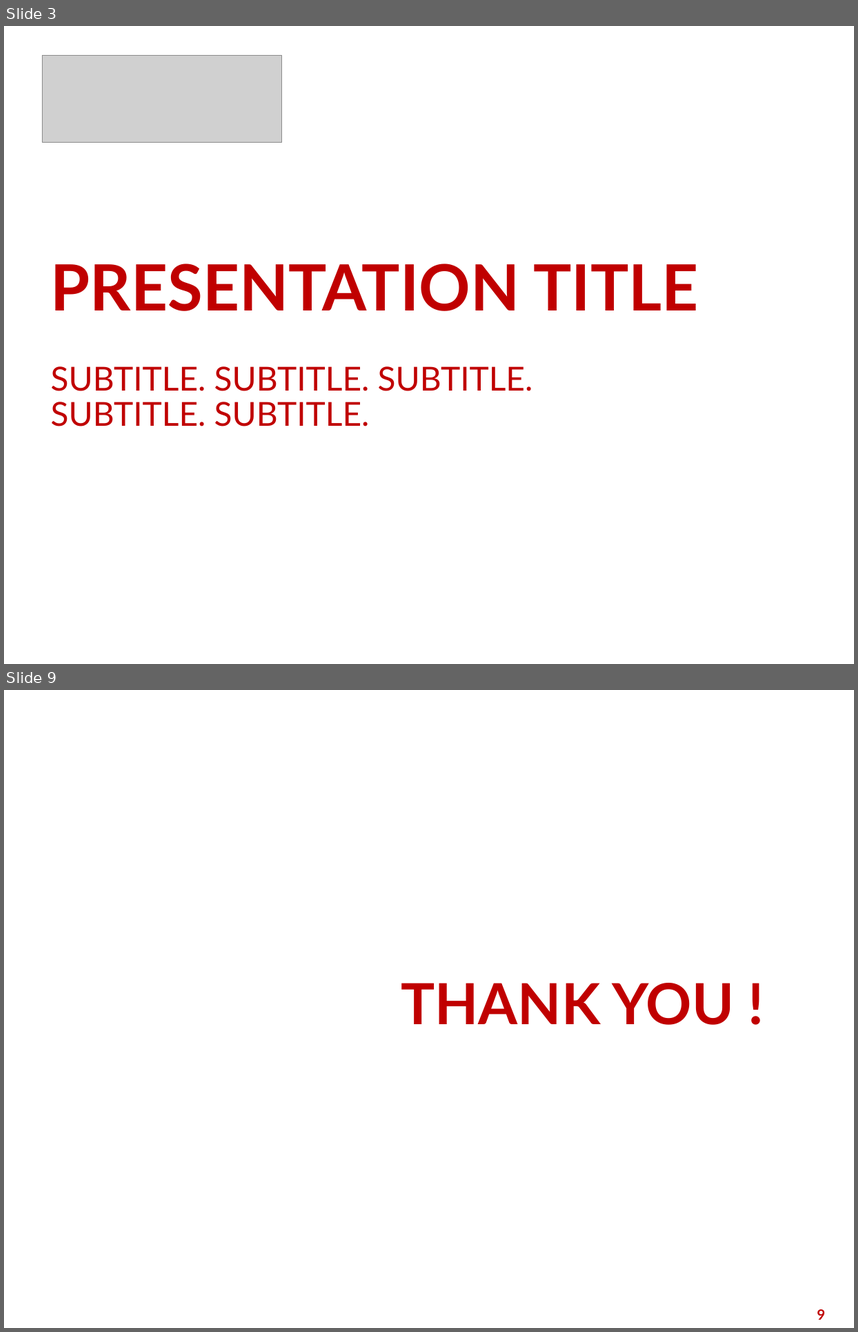
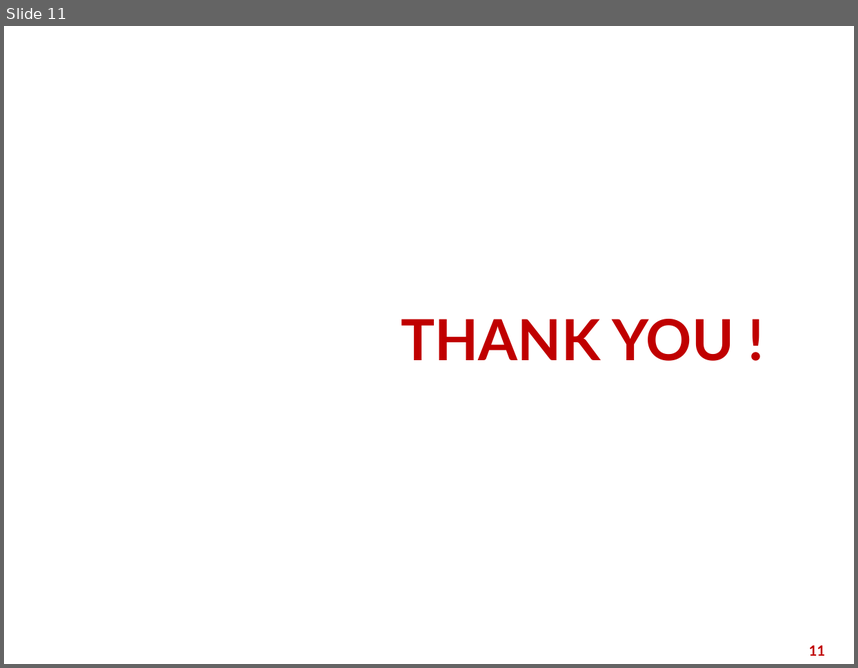
Before and after one commit to ng-ha/shop-quan-ao, a slide deck: slide-nhom-1-project-1-shop-quan-ao.pptx. Shown one above the other, each under a label of ours: slides 3 and 9 before the commit, slide 11 after it; the slides between them are not shown. The pictures are 858x1332 and 858x668 pixels, drawn with LibreOffice and Linux fonts; fonts in the diff are those of the drawing; grey boxes stand for pictures; background and template pictures are left out. Boxes give left, top, right and bottom in pixels: in the first picture for what was removed or moved away, otherwise in the second. Text is boxed around its words. In the diff, an @@ line names an element or a change of style, - is before the commit and + after.

```diff
--- a/slide-nhom-1-project-1-shop-quan-ao.pptx
+++ b/slide-nhom-1-project-1-shop-quan-ao.pptx
@@ slide 3 removed at box(4, 26, 854, 664), background picture (left out) @@
@@ picture removed at box(42, 56, 282, 143) @@
@@ text removed at box(51, 263, 698, 311) @@
-PRESENTATION TITLE
@@ text removed at box(51, 366, 533, 426) @@
-SUBTITLE. SUBTITLE. SUBTITLE.
-SUBTITLE. SUBTITLE.
@@ what was slide 9 is now slide 11 @@
@@ page number at box(809, 645, 826, 655): text changed @@
-9
+11
```
Also in this commit, not shown: 9 slides added, 6 other slides removed.
